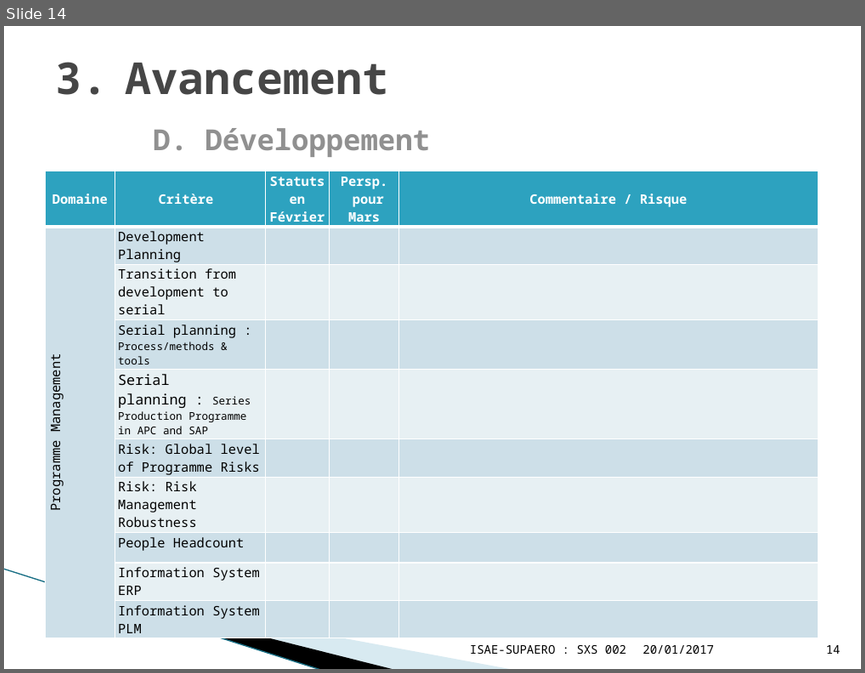
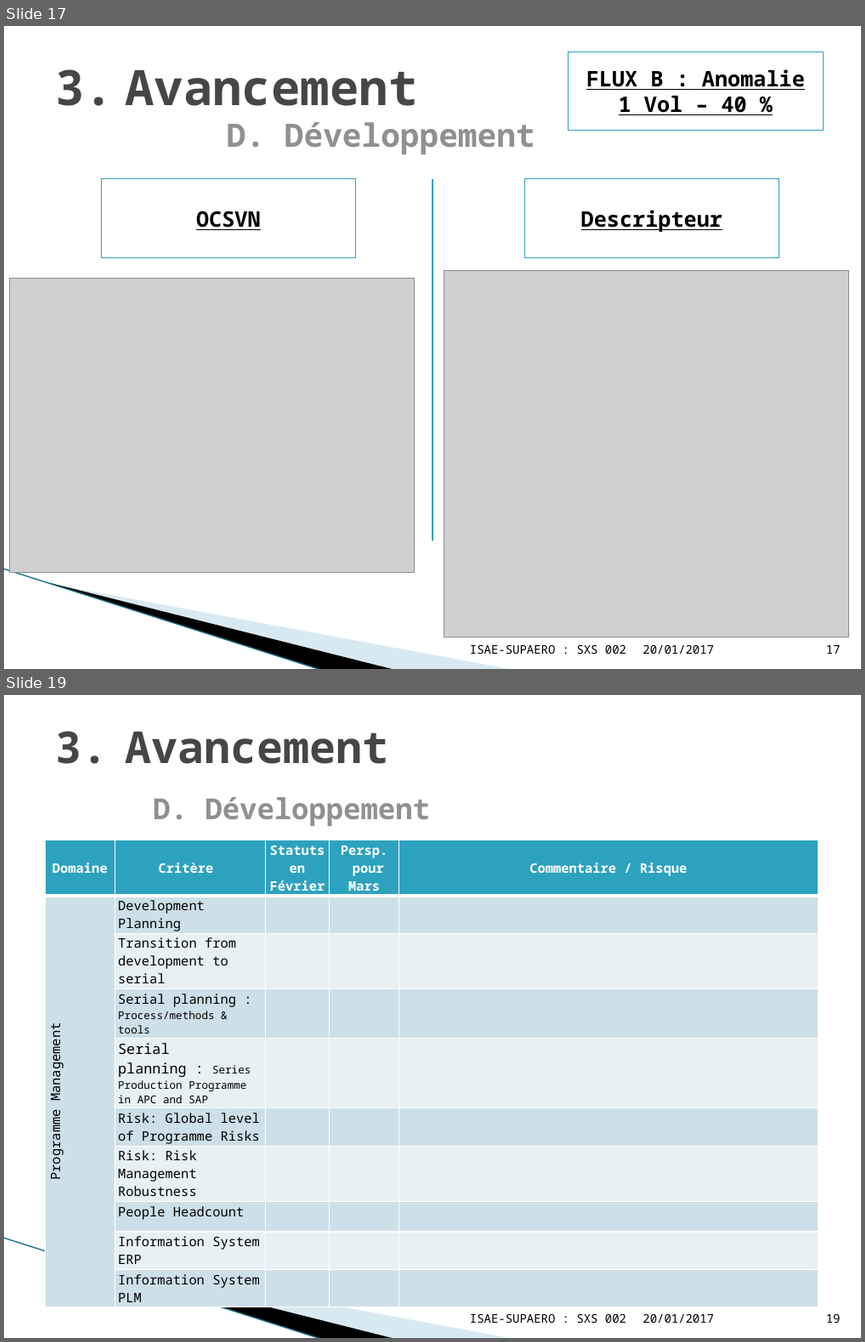
Before and after one commit to YuanxiangFranck/PIE_ISAE_Essais_Vol, a slide deck: gestion_projet/Project_Review03022017.pptx. Shown one above the other, each under a label of ours: slide 14 before the commit, slides 17 and 19 after it; the slides between them are not shown. The pictures are 865x673 and 865x1342 pixels, drawn with LibreOffice and Linux fonts; fonts in the diff are those of the drawing; grey boxes stand for pictures; background and template pictures are left out. Boxes give left, top, right and bottom in pixels: in the first picture for what was removed or moved away, otherwise in the second. Text is boxed around its words. In the diff, an @@ line names an element or a change of style, - is before the commit and + after.

```diff
--- a/gestion_projet/Project_Review03022017.pptx
+++ b/gestion_projet/Project_Review03022017.pptx
@@ slide 17 added at (4, 26, 861, 669), background #FFFFFF; not listed: 3 template elements that a slide beside it also shows @@
@@ title added at (125, 70, 535, 154), 27 pt, text #909090, bold @@
+3. Avancement
+   D. Développement
@@ rectangle added at (568, 52, 823, 131), fill #FFFFFF, outline #2DA2BF 0.75 pt, 18 pt, text #000000, bold, underline @@
+FLUX B : Anomalie 1 Vol – 40 %
@@ rectangle added at (101, 178, 355, 257), fill #FFFFFF, outline #2DA2BF 0.75 pt, 18 pt, text #000000, bold, underline @@
+OCSVN
@@ line added from (432, 178) to (432, 540), #2DA2BF 0.75 pt @@
@@ rectangle added at (524, 178, 778, 257), fill #FFFFFF, outline #2DA2BF 0.75 pt, 18 pt, text #000000, bold, underline @@
+Descripteur
@@ picture added at (10, 278, 415, 572) @@
@@ picture added at (443, 270, 848, 637) @@
@@ text added at (470, 645, 626, 653), 10 pt, text #000000 @@
+ISAE-SUPAERO : SXS 002
@@ text added at (642, 645, 714, 653), 10 pt, text #000000 @@
+20/01/2017
@@ page number added at (826, 645, 840, 653), 10 pt, text #000000 @@
+17
@@ what was slide 14 is now slide 19 @@
@@ page number at (826, 1314, 840, 1322): text changed @@
-14
+19
```
Also in this commit, not shown: 5 slides changed, 4 other slides added.
